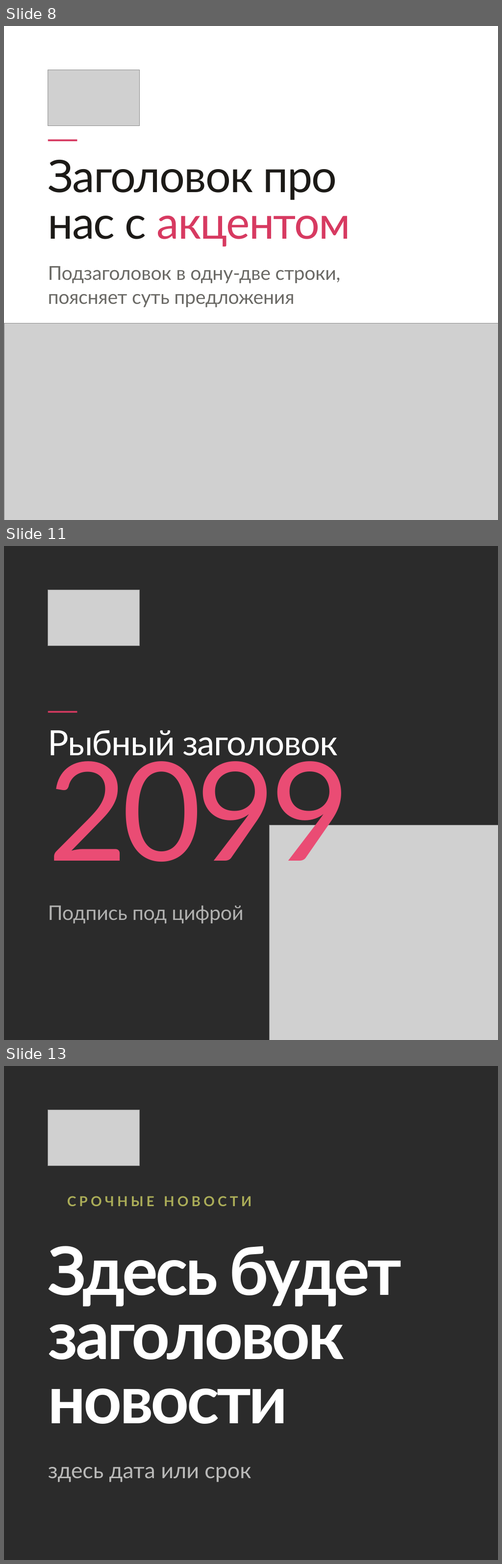
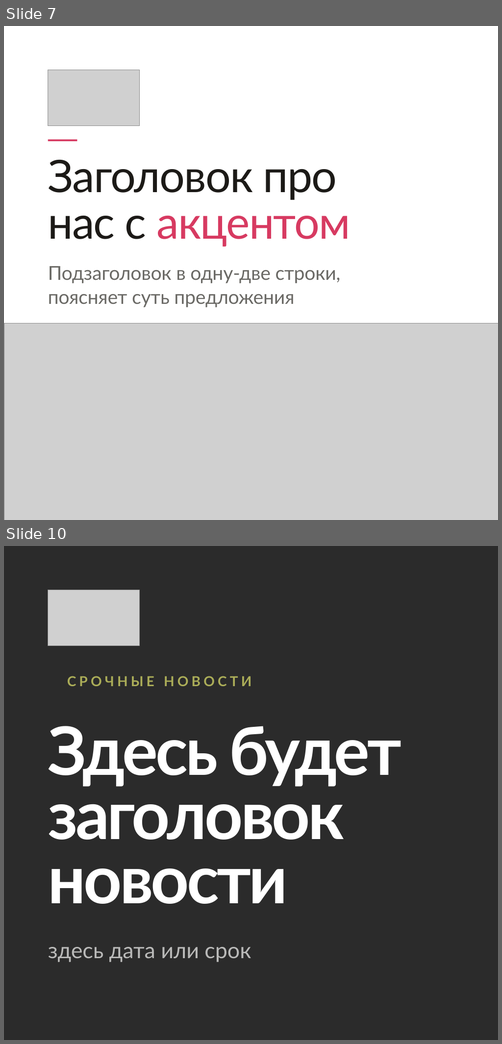
Before and after one commit to fagencymarketing-coder/design-system, a slide deck: editable/1plus1-templates.pptx. Shown one above the other, each under a label of ours: slides 8, 11 and 13 before the commit, slides 7 and 10 after it; the slides between them are not shown. The pictures are 502x1564 and 502x1044 pixels, drawn with LibreOffice and Linux fonts; fonts in the diff are those of the drawing; grey boxes stand for pictures; background and template pictures are left out; a plain dark background stands for a picture behind light text. Boxes give left, top, right and bottom in pixels: in the first picture for what was removed or moved away, otherwise in the second. Text is boxed around its words. In the diff, an @@ line names an element or a change of style, - is before the commit and + after.

```diff
--- a/editable/1plus1-templates.pptx
+++ b/editable/1plus1-templates.pptx
@@ slide 11 removed at [4, 546, 498, 1040], background picture (left out) @@
@@ picture removed at [48, 590, 139, 645] @@
@@ rectangle removed at [48, 711, 78, 713] @@
@@ text removed at [48, 730, 337, 762] @@
-Рыбный заголовок
@@ text removed at [48, 742, 350, 885] @@
-2099
@@ picture removed at [269, 825, 498, 1040] @@
@@ text removed at [48, 905, 243, 923] @@
-Подпись под цифрой
@@ what was slide 8 is now slide 7 @@
@@ what was slide 13 is now slide 10 @@
```
Also in this commit, not shown: 4 slides changed, 1 slide added, 4 other slides removed, 4 other files.
